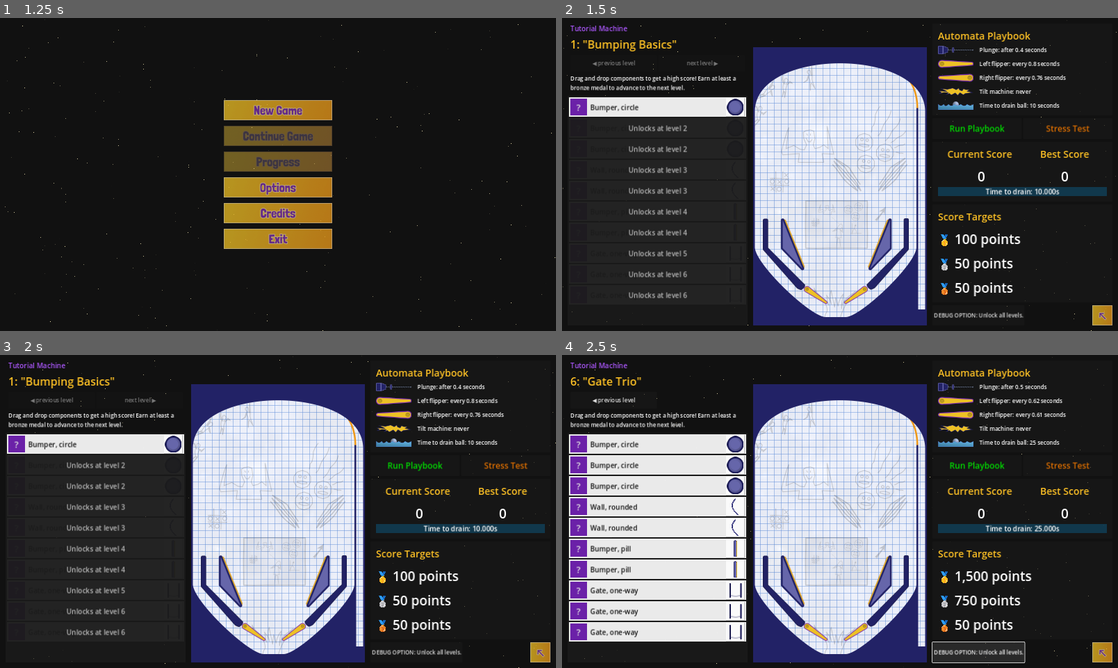
Above: before the commit, frames 1-4 (two rows, left to right).
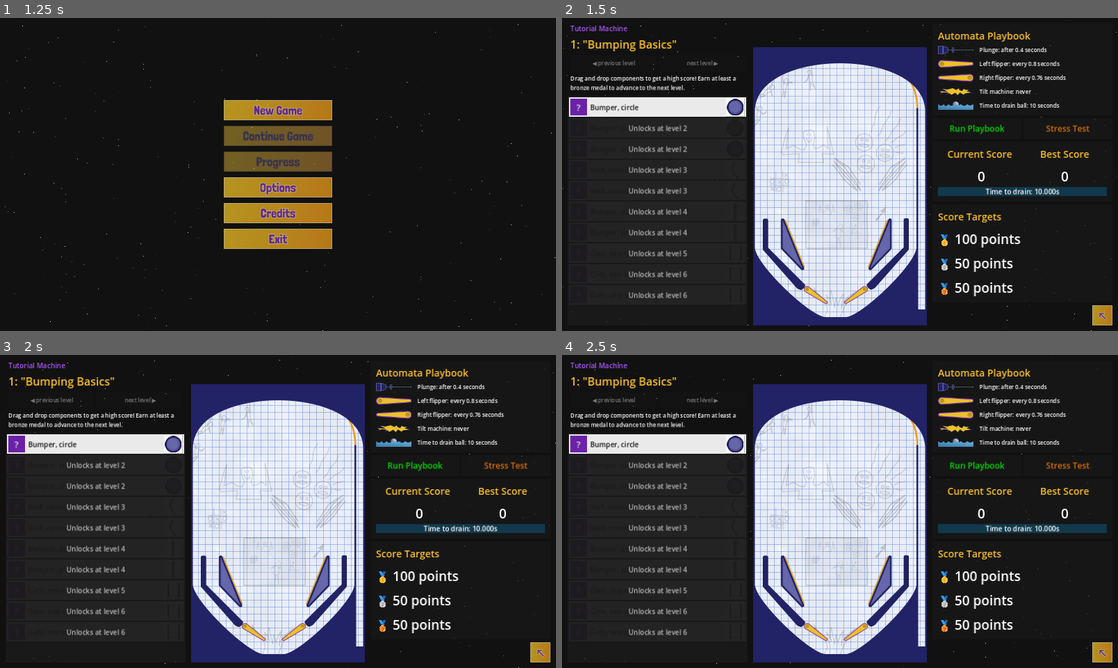
Above: after the commit, the same moments.

Repository: pincrediball/pincrediball
Game: Godot game, scene res://main.tscn
The game is run twice, just before and just after one commit, with the same random seed, the same clock (stepped at 60 frames per second) and the same inputs. Sound files missing from this copy of the repository are replaced by a short silence.
Inputs (mouse positions are in pixels of both pictures, inside the frame that each line leads up to):
- Up to frame 1 (1.25 s): click (278, 108) at 0.5 s
- Up to frame 2 (1.5 s): click (840, 108) at 1.25 s
- Up to frame 3 (2 s): no input
- Up to frame 4 (2.5 s): click (979, 652) at 2 s, where only the run before the commit has a clickable "DEBUG OPTION: Unlock all leve…"

Frame 1 is identical in both runs. In frame 2, 0.2% of the frame differs, in the area x 66-83%, y 92-97%; in frame 3, 0.2%; in frame 4, 19%, in the area x 1-90%, y 7-99%.

Commit message:
Remove debug option

Diff:
--- a/src/game/game.tscn
+++ b/src/game/game.tscn
@@ -138,10 +138,6 @@
 layout_mode = 2
 size_flags_vertical = 10
 
-[node name="DebugOptionUnlockAllLevelsButton" type="Button" parent="MarginContainer/HBoxContainer/RightSide/HBoxContainer"]
-layout_mode = 2
-text = "DEBUG OPTION: Unlock all levels."
-
 [node name="BackToMenuButton" type="TextureButton" parent="MarginContainer/HBoxContainer/RightSide/HBoxContainer"]
 layout_mode = 2
 size_flags_horizontal = 10
@@ -157,5 +153,4 @@
 
 [connection signal="button_up" from="MarginContainer/HBoxContainer/RightSide/GridContainer/RunPlaybookButton" to="." method="_on_run_playbook_button_button_up"]
 [connection signal="button_up" from="MarginContainer/HBoxContainer/RightSide/GridContainer/StressTestButton" to="." method="_on_stress_test_button_button_up"]
-[connection signal="pressed" from="MarginContainer/HBoxContainer/RightSide/HBoxContainer/DebugOptionUnlockAllLevelsButton" to="." method="_on_debug_option_unlock_all_levels_button_pressed"]
 [connection signal="pressed" from="MarginContainer/HBoxContainer/RightSide/HBoxContainer/BackToMenuButton" to="." method="_on_back_to_menu_button_pressed"]
